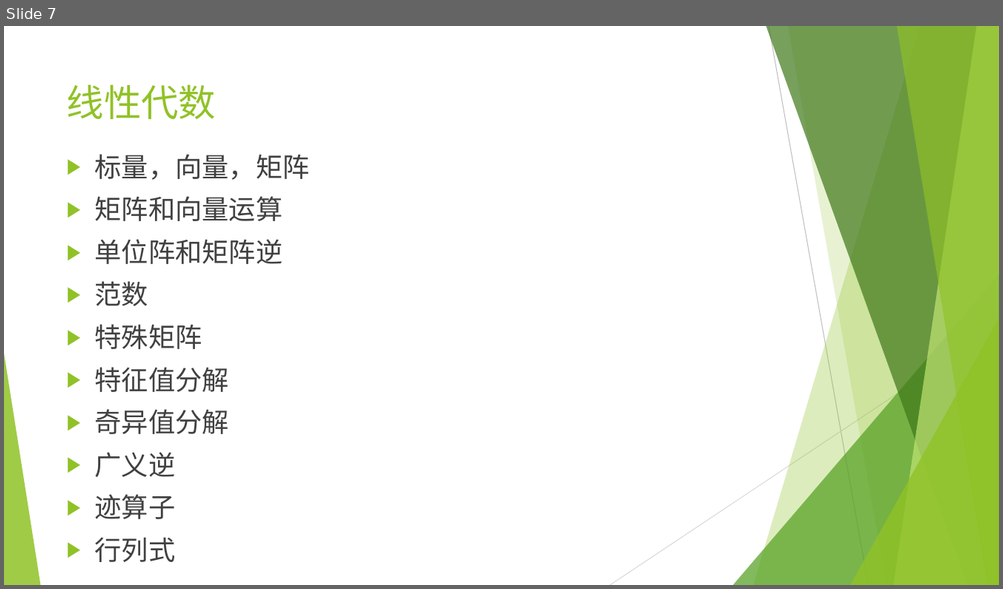
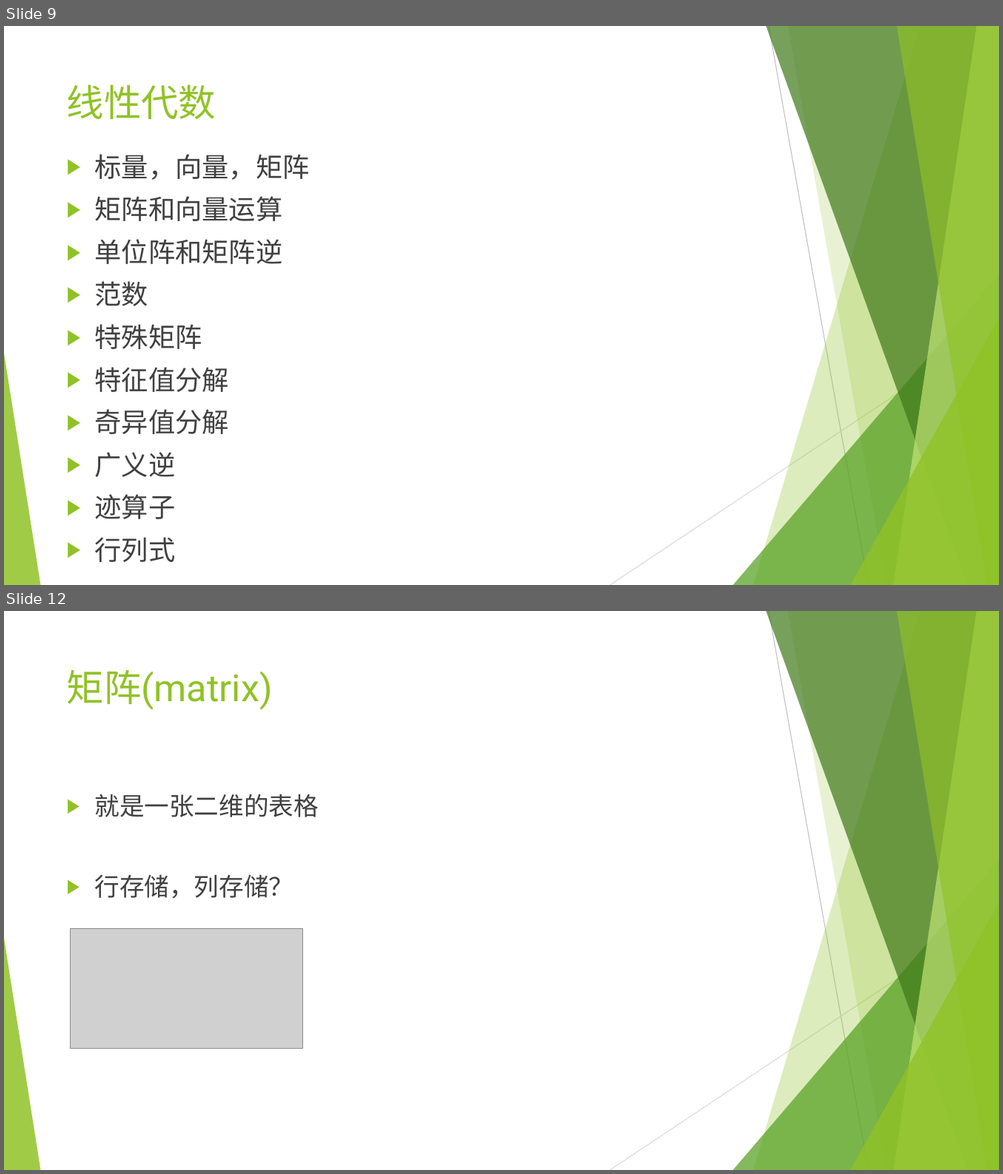
Before and after one commit to wangyi-fudan/BIOL130173, a slide deck: 1_linear_algebra.pptx. Shown one above the other, each under a label of ours: slide 7 before the commit, slides 9 and 12 after it; the slides between them are not shown. The pictures are 1003x589 and 1003x1174 pixels, drawn with LibreOffice and Linux fonts; fonts in the diff are those of the drawing; grey boxes stand for pictures. Boxes give left, top, right and bottom in pixels: in the first picture for what was removed or moved away, otherwise in the second. Text is boxed around its words. In the diff, an @@ line names an element or a change of style, - is before the commit and + after.

```diff
--- a/1_linear_algebra.pptx
+++ b/1_linear_algebra.pptx
@@ slide 12 added at bbox=[4, 611, 999, 1170], background #FFFFFF; not listed: 10 template elements that a slide beside it also shows @@
@@ title added at bbox=[67, 669, 273, 710], 36 pt, text #90C226 @@
+矩阵(matrix)
@@ text added at bbox=[95, 794, 318, 899], 24 pt, text #404040 @@
+▶ 就是一张二维的表格
+▶ 行存储，列存储？
@@ picture added at bbox=[71, 929, 302, 1048] @@
@@ what was slide 7 is now slide 9 @@
```
Also in this commit, not shown: 1 slide changed, 19 other slides added.
